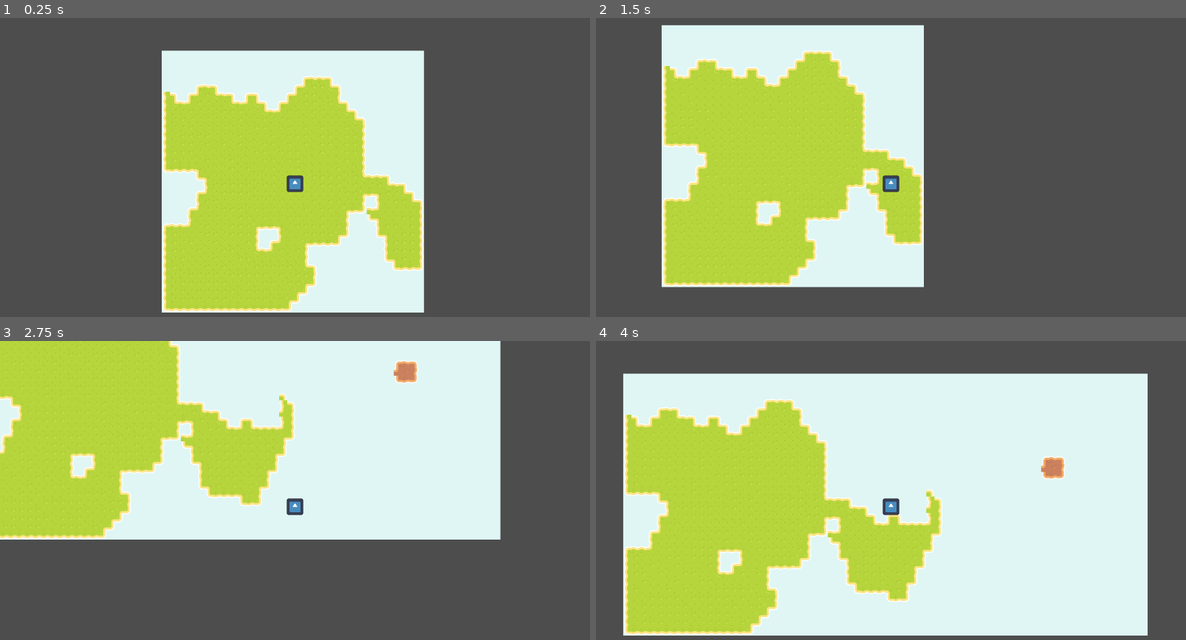
Above: before the commit, frames 1-4 (two rows, left to right).
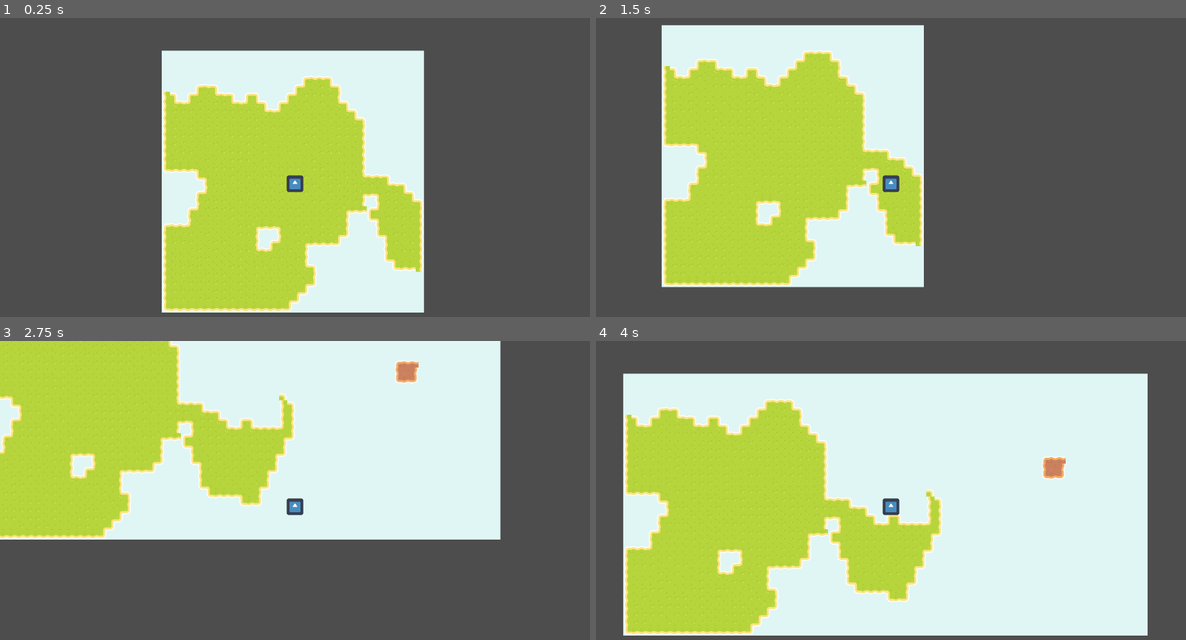
Above: after the commit, the same moments.

Repository: Sammy-T/Aero-Fight
Game: Godot game, scene res://scenes/level.tscn
The game is run twice, just before and just after one commit, with the same random seed, the same clock (stepped at 60 frames per second) and the same inputs. The engine's default icon, where the game draws it, is replaced by a stand-in: a white triangle on a blue panel in a dark square.
Inputs:
- Up to frame 1 (0.25 s): no input
- Up to frame 2 (1.5 s): tap Enter at 0.5 s; hold Right (ui_right) 0.53-1.28 s; hold Down (ui_down) from 1.28 s (still down)
- Up to frame 3 (2.75 s): release Down (ui_down) at 2.03 s; hold Right (ui_right) from 2.03 s (still down)
- Up to frame 4 (4 s): release Right (ui_right) at 2.78 s; hold Up (ui_up) 2.78-3.53 s; hold Left (ui_left) from 3.53 s (still down)

The runs differ from the first frame. In frame 1, less than 0.1% of the frame differs, in the area x 60-72%, y 62-85%; in frame 2, less than 0.1%; in frame 3, less than 0.1%, in the area x 29-71%, y 6-34%; in frame 4, less than 0.1%.

Commit message:
Decrease for loop iteration
This doesn't really seem to help performance much.

Diff:
--- a/scripts/level.gd
+++ b/scripts/level.gd
@@ -64,28 +64,21 @@
 	var grass_cells: PackedVector2Array = []
 	var dirt_cells: PackedVector2Array = []
 
-	var noise_range: Vector2 = Vector2()
+	var half_section: int = int(MAP_SECTION_SIZE / 2.0)
 
 	# Use the noise to determine the terrain tiles
-	for x in MAP_SECTION_SIZE:
-		for y in MAP_SECTION_SIZE:
+	for x in half_section:
+		for y in half_section:
 			var x_pos: int = x + offset.x * MAP_SECTION_SIZE
 			var y_pos: int = y + offset.y * MAP_SECTION_SIZE
 
-			var cell_coord: Vector2i = Vector2i(x_pos, y_pos)
-			var noise_strength: float = map_noise.get_noise_2d(x_pos, y_pos)
+			var x2_pos: int = (offset.x + 1) * MAP_SECTION_SIZE - x - 1
+			var y2_pos: int = (offset.y + 1) * MAP_SECTION_SIZE - y - 1
 
-			if noise_strength < noise_range.x:
-				noise_range.x = noise_strength
-			elif noise_strength > noise_range.y:
-				noise_range.y = noise_strength
-
-			if noise_strength >= 0.2:
-				grass_cells.append(cell_coord)
-			elif noise_strength <= -0.5:
-				dirt_cells.append(cell_coord)
-			else:
-				tile_map.set_cell(0, cell_coord, 0, TILE_COORD_WATER)
+			_append_or_set_cell(x_pos, y_pos, grass_cells, dirt_cells)
+			_append_or_set_cell(x2_pos, y_pos, grass_cells, dirt_cells)
+			_append_or_set_cell(x_pos, y2_pos, grass_cells, dirt_cells)
+			_append_or_set_cell(x2_pos, y2_pos, grass_cells, dirt_cells)
 
 	# Set and connect the terrain tiles
 	tile_map.set_cells_terrain_connect(0, grass_cells, 0, 0)
@@ -97,6 +90,19 @@
 	_remove_island_cells(dirt_cells, TILE_COORD_ISLAND2)
 
 
+func _append_or_set_cell(x_pos: int, y_pos: int,\
+			grass_cells: PackedVector2Array, dirt_cells: PackedVector2Array) -> void:
+	var cell_coord: Vector2i = Vector2i(x_pos, y_pos)
+	var noise_strength: float = map_noise.get_noise_2d(x_pos, y_pos)
+
+	if noise_strength >= 0.2:
+		grass_cells.append(cell_coord)
+	elif noise_strength <= -0.5:
+		dirt_cells.append(cell_coord)
+	else:
+		tile_map.set_cell(0, cell_coord, 0, TILE_COORD_WATER)
+
+
 func _remove_island_cells(cells: Array[Vector2i], island_tile: Vector2i) -> void:
 	for cell in cells:
 		var tile_coord: Vector2i = tile_map.get_cell_atlas_coords(0, cell)
